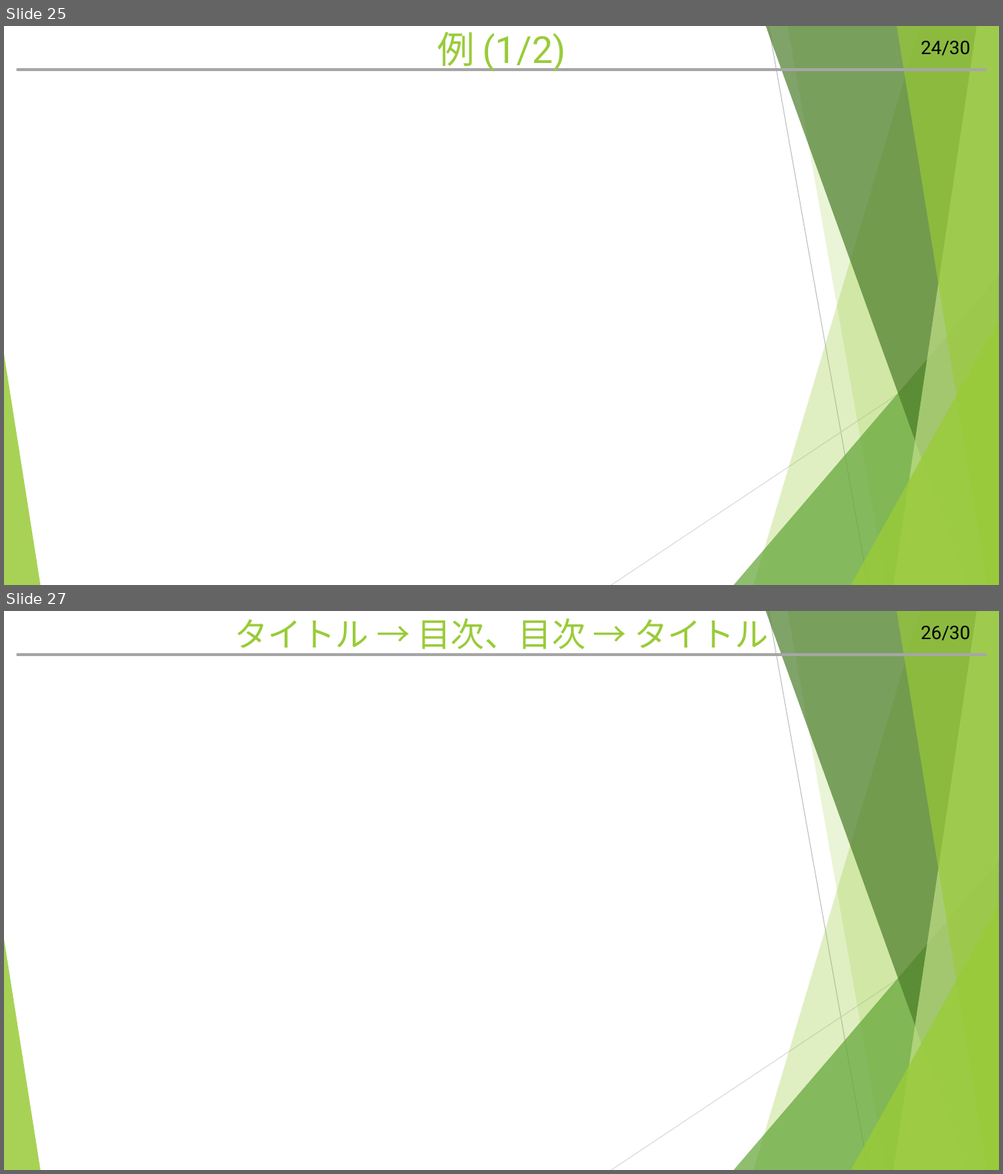
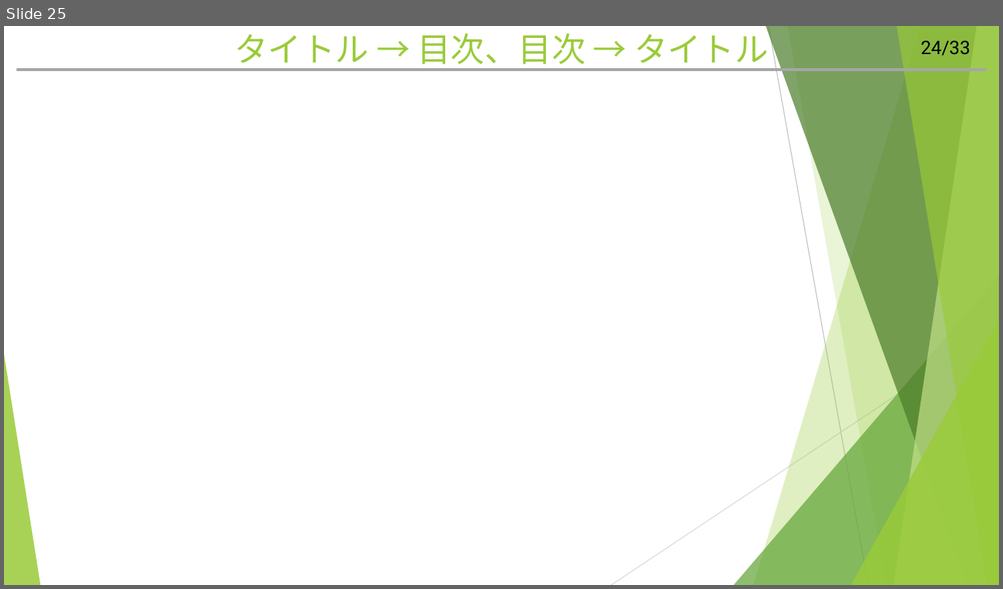
Before and after one commit to hitsuji-ga-u/pawapo, a slide deck: slide/customUI_debug.pptm. Shown one above the other, each under a label of ours: slides 25 and 27 before the commit, slide 25 after it; the slides between them are not shown. The pictures are 1003x1174 and 1003x589 pixels, drawn with LibreOffice and Linux fonts; fonts in the diff are those of the drawing. Boxes give left, top, right and bottom in pixels: in the first picture for what was removed or moved away, otherwise in the second. Text is boxed around its words. In the diff, an @@ line names an element or a change of style, - is before the commit and + after.

```diff
--- a/slide/customUI_debug.pptm
+++ b/slide/customUI_debug.pptm
@@ slide 25 removed at (4, 26, 999, 585), background #FFFFFF; not listed: 12 template elements that a slide beside it also shows @@
@@ title removed at (437, 32, 566, 72) @@
-例 (1/2)
@@ what was slide 27 is now slide 25 @@
@@ page number at (920, 41, 970, 56): text changed @@
-26/30
+24/33
```
Also in this commit, not shown: 1 slide changed, 5 other slides removed, 3 other files.
